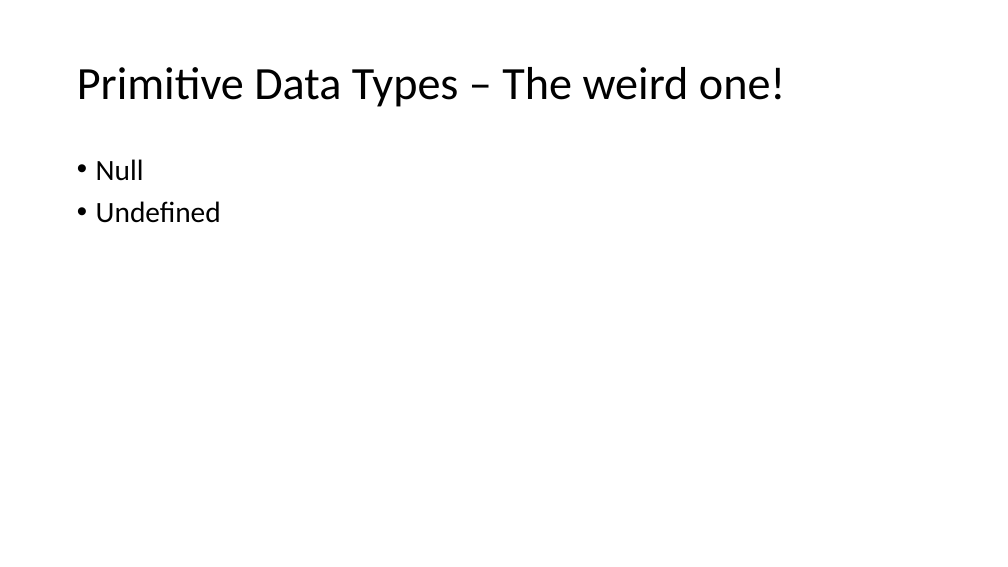
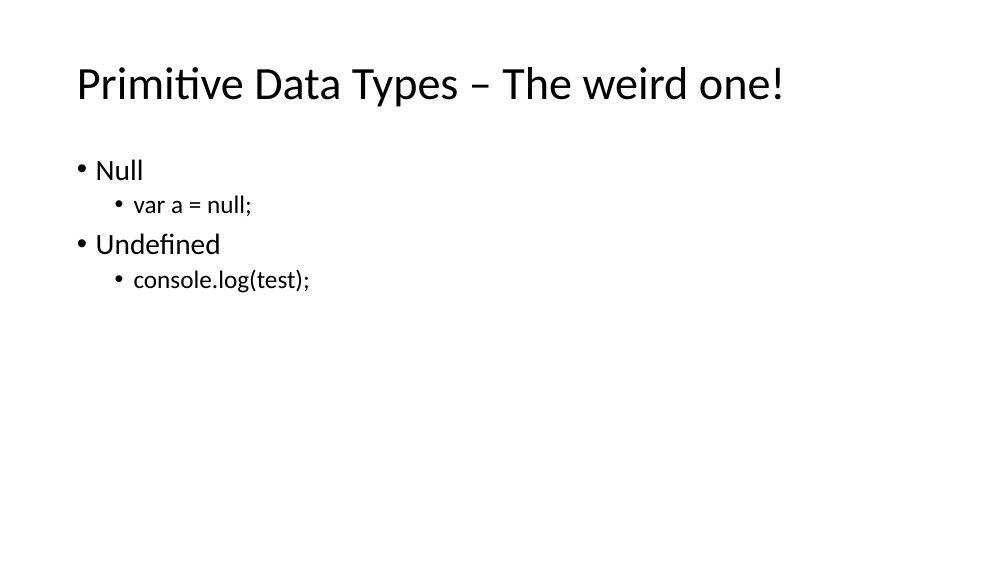
Before and after one commit to prasadhonrao/Training, a slide deck: slide 7 of Presentations/JavaScript - Language Features.pptx. Drawn at 1008x567 pixels with LibreOffice and Linux fonts; fonts in the diff are those of the drawing. Boxes give left, top, right and bottom in pixels: in the first picture for what was removed or moved away, otherwise in the second. Text is boxed around its words. In the diff, an @@ line names an element or a change of style, - is before the commit and + after.

```diff
--- a/Presentations/JavaScript - Language Features.pptx
+++ b/Presentations/JavaScript - Language Features.pptx
@@ text at (134, 195, 252, 216): paragraph added @@
+  • var a = null;
@@ text at (134, 269, 310, 293): paragraph added @@
+  • console.log(test);
```
Also in this commit, not shown: 7 other slides changed, 4 slides added, 1 other file.
